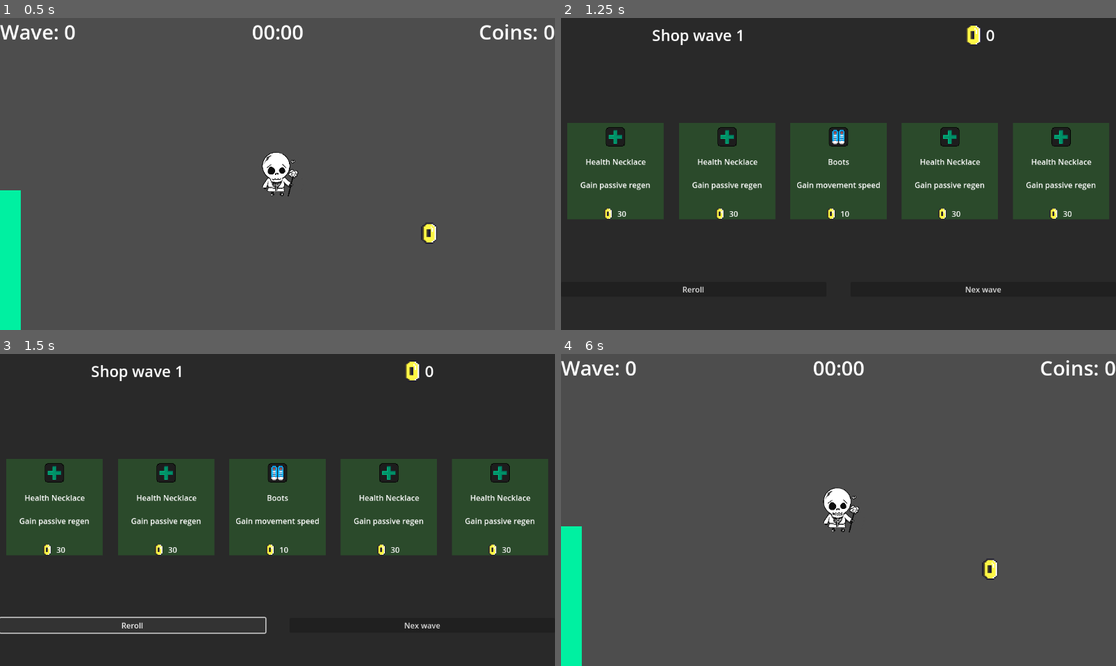
Above: before the commit, frames 1-4 (two rows, left to right).
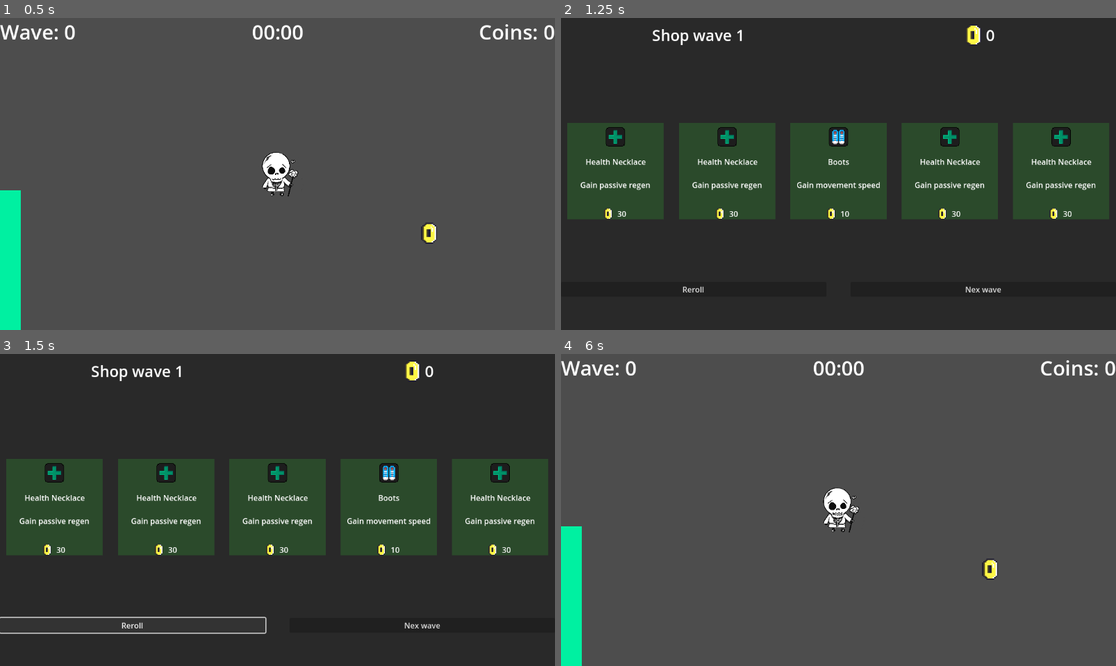
Above: after the commit, the same moments.

Repository: PoloLoveTaco/One-Month-Game-Jam
Game: Godot game, scene res://Scenes/test.tscn
Two runs of this game, one before a commit and one after it. Both use one fixed random seed, a clock stepped at 60 frames per second and the inputs below.
Inputs (mouse positions are in pixels of both pictures, inside the frame that each line leads up to):
- Up to frame 1 (0.5 s): no input
- Up to frame 2 (1.25 s): hold Right (right) from 0.53 s (still down); hold T (tmp) from 0.53 s (still down)
- Up to frame 3 (1.5 s): release Right (right) at 1.25 s; release T (tmp) at 1.25 s; click "Reroll" at 1.25 s
- Up to frame 4 (6 s): click (622, 460) at 2 s; click (733, 460) at 2.75 s; click (844, 460) at 3.5 s; click (955, 460) at 4.25 s; click (1066, 460) at 5 s; click "Nex wave" at 5.75 s

Frames 1-2 are identical in both runs. In frame 3, 0.8% of the frame differs, in the area x 42-78%, y 35-64%; in frame 4, nothing differs.

Commit message:
add reroll in shop

Diff:
--- a/Scripts/shop.gd
+++ b/Scripts/shop.gd
@@ -27,6 +27,8 @@
 		func(u: UpgradeData) -> bool:
 			return can_show_upgrade(u, wave)
 	)
+
+	current_choices.clear()
 
 	for i in range(choices_per_round):
 		var choice = pick_random_upgrade(pool, luck)
@@ -70,7 +72,8 @@
 
 
 func _on_reroll_button_pressed() -> void:
-	pass # Replace with function body.
+	roll_shop(1, player.player_stat.base_stats["luck"])
+	update_ui()
 
 
 func _on_next_wave_button_pressed() -> void:
